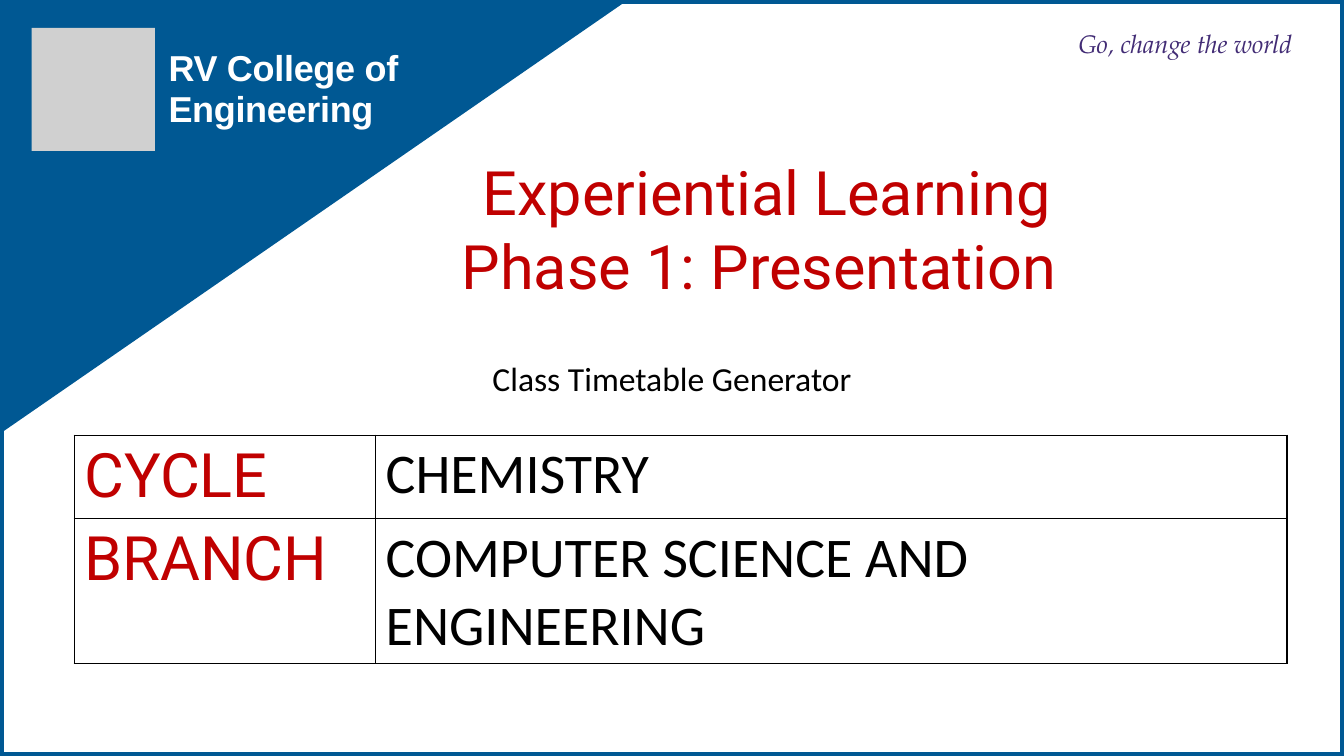
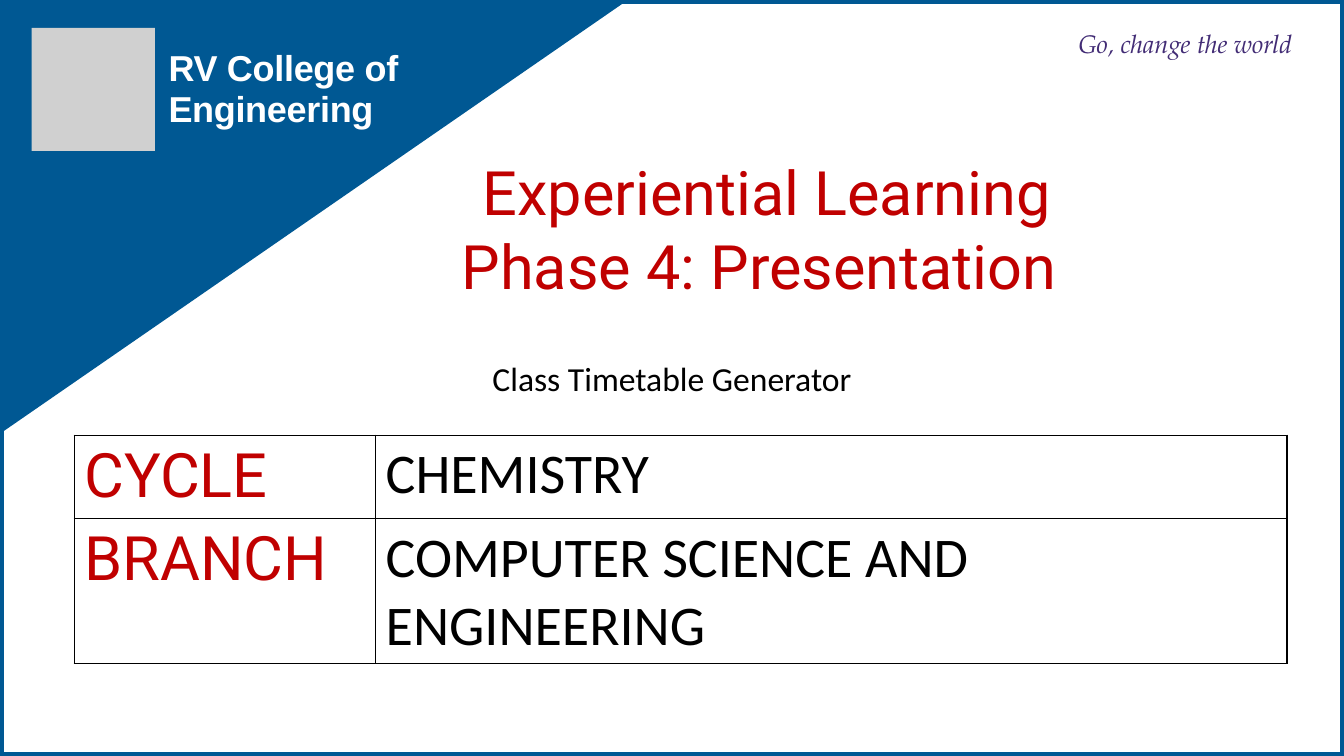
Before and after one commit to aswarthm/timetableinator, a slide deck: slide 1 of documentation/Timetableinator.pptx. Drawn at 1344x756 pixels with LibreOffice and Linux fonts; fonts in the diff are those of the drawing; grey boxes stand for pictures; background and template pictures are left out. Boxes give left, top, right and bottom in pixels: in the first picture for what was removed or moved away, otherwise in the second. Text is boxed around its words. In the diff, an @@ line names an element or a change of style, - is before the commit and + after.

```diff
--- a/documentation/Timetableinator.pptx
+++ b/documentation/Timetableinator.pptx
@@ text at [462,243,1057,290]: text changed @@
-Phase 1: Presentation
+Phase 4: Presentation
```
Also in this commit, not shown: 3 other files.
